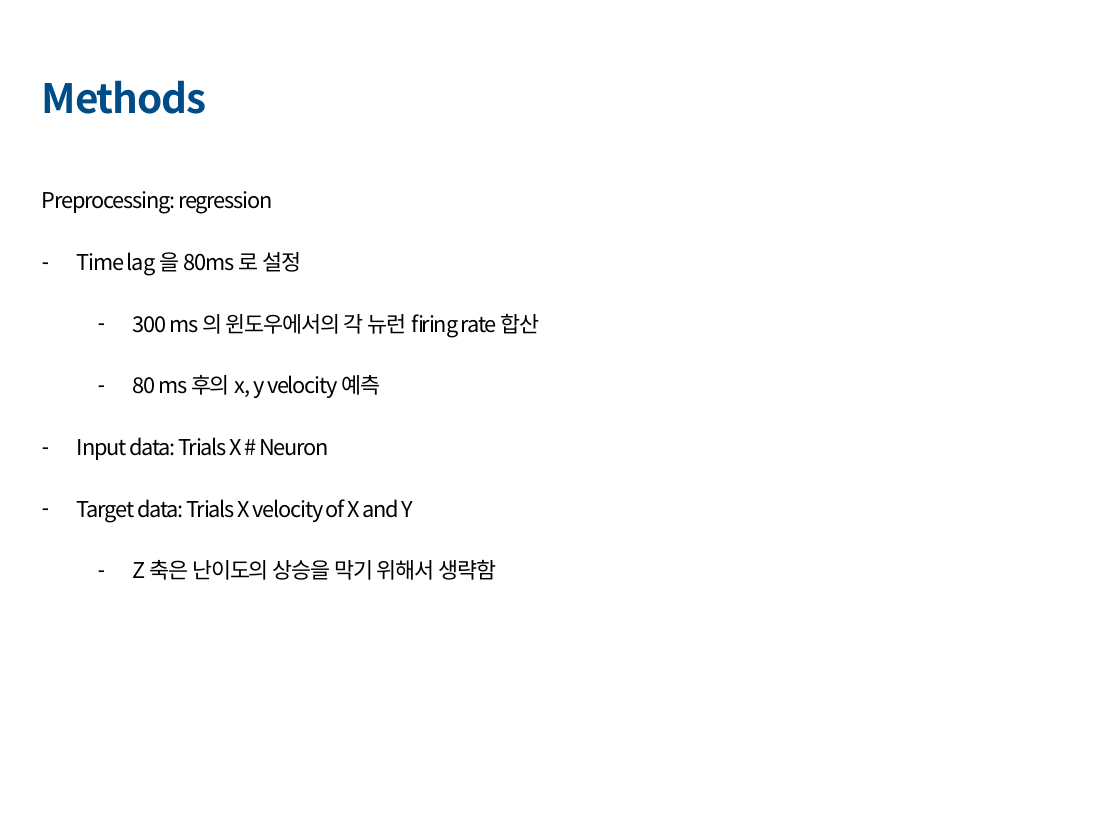
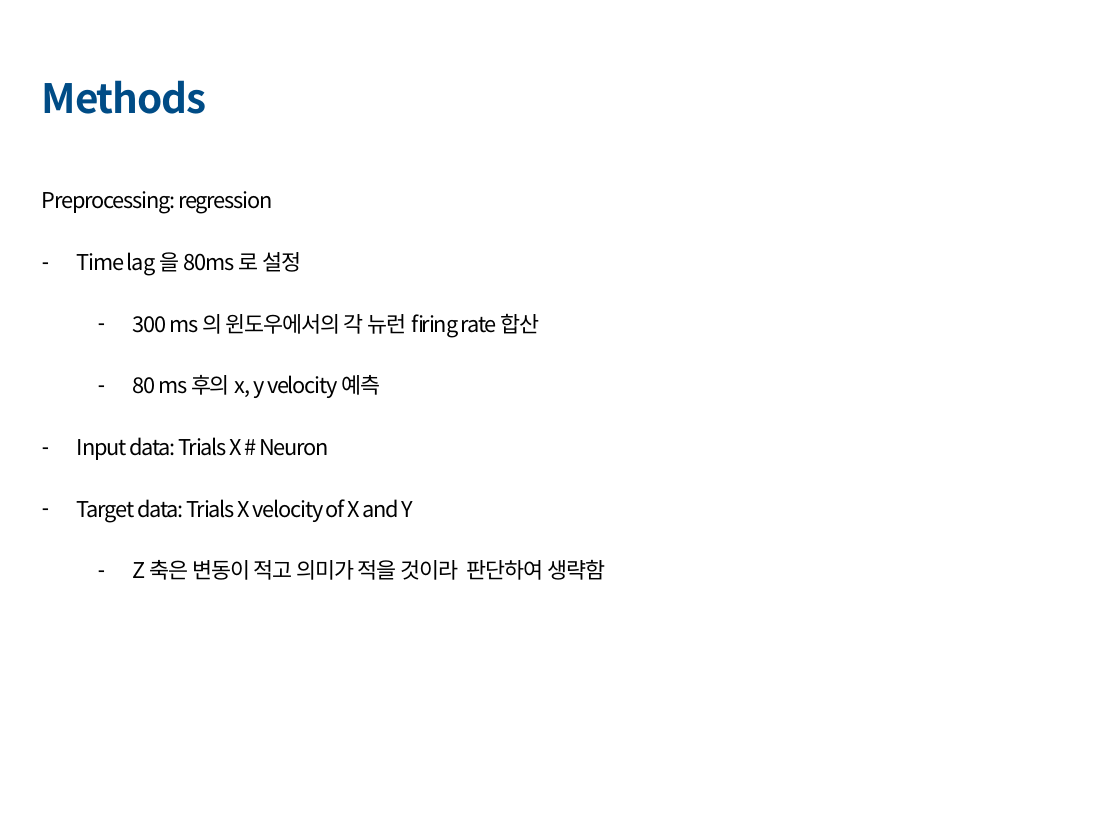
Before and after one commit to jonghyunlee1993/ComputationalCognitiveScience, a slide deck: slide 11 of Project_02_NeuralSpikeDecoding/report/CCN_final_project_team-7_1218.pptx. Drawn at 1120x840 pixels with LibreOffice and Linux fonts; fonts in the diff are those of the drawing. Boxes give left, top, right and bottom in pixels: in the first picture for what was removed or moved away, otherwise in the second. Text is boxed around its words. In the diff, an @@ line names an element or a change of style, - is before the commit and + after.

```diff
--- a/Project_02_NeuralSpikeDecoding/report/CCN_final_project_team-7_1218.pptx
+++ b/Project_02_NeuralSpikeDecoding/report/CCN_final_project_team-7_1218.pptx
@@ text at [133,560,605,580]: text changed @@
-  – Z 축은 난이도의 상승을 막기 위해서 생략함
+  – Z 축은 변동이 적고 의미가 적을 것이라 판단하여 생략함
```
Also in this commit, not shown: 1 other slide changed, 19 other files.
